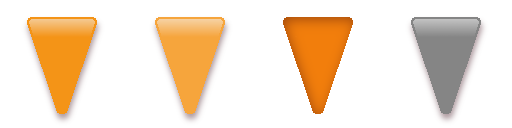
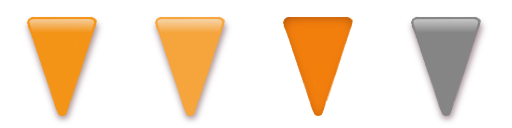
Layers edited between the first and the second 512x128 image:
added layer "Layer #3" (40%) above "Layer #2" over 283, 17, 353, 116
"Layer #2": opacity 40% → 100%, painted on it over 26, 16, 481, 117
hid "Layer", opacity 100% → 29% over 27, 17, 481, 114
